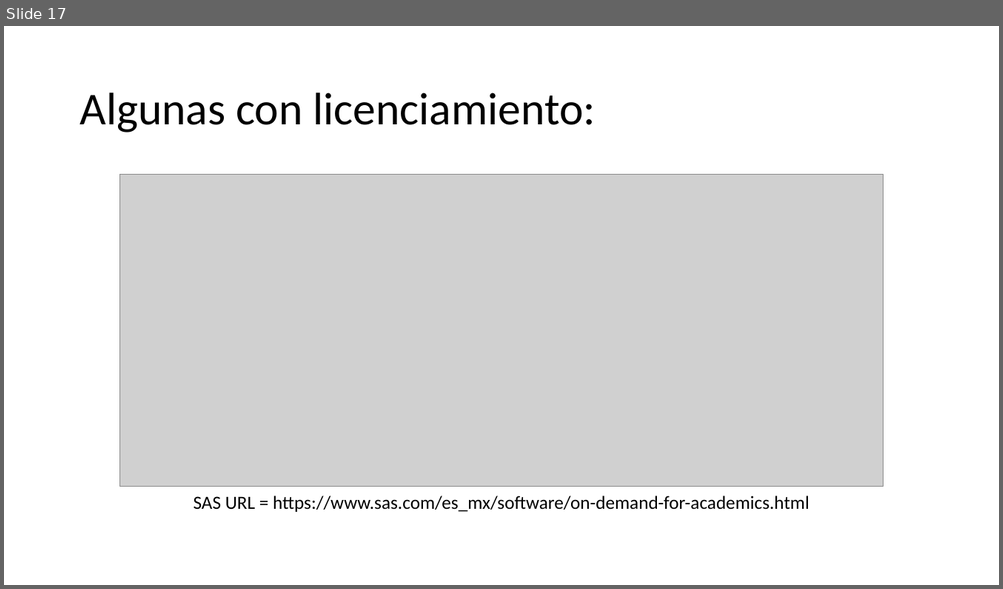
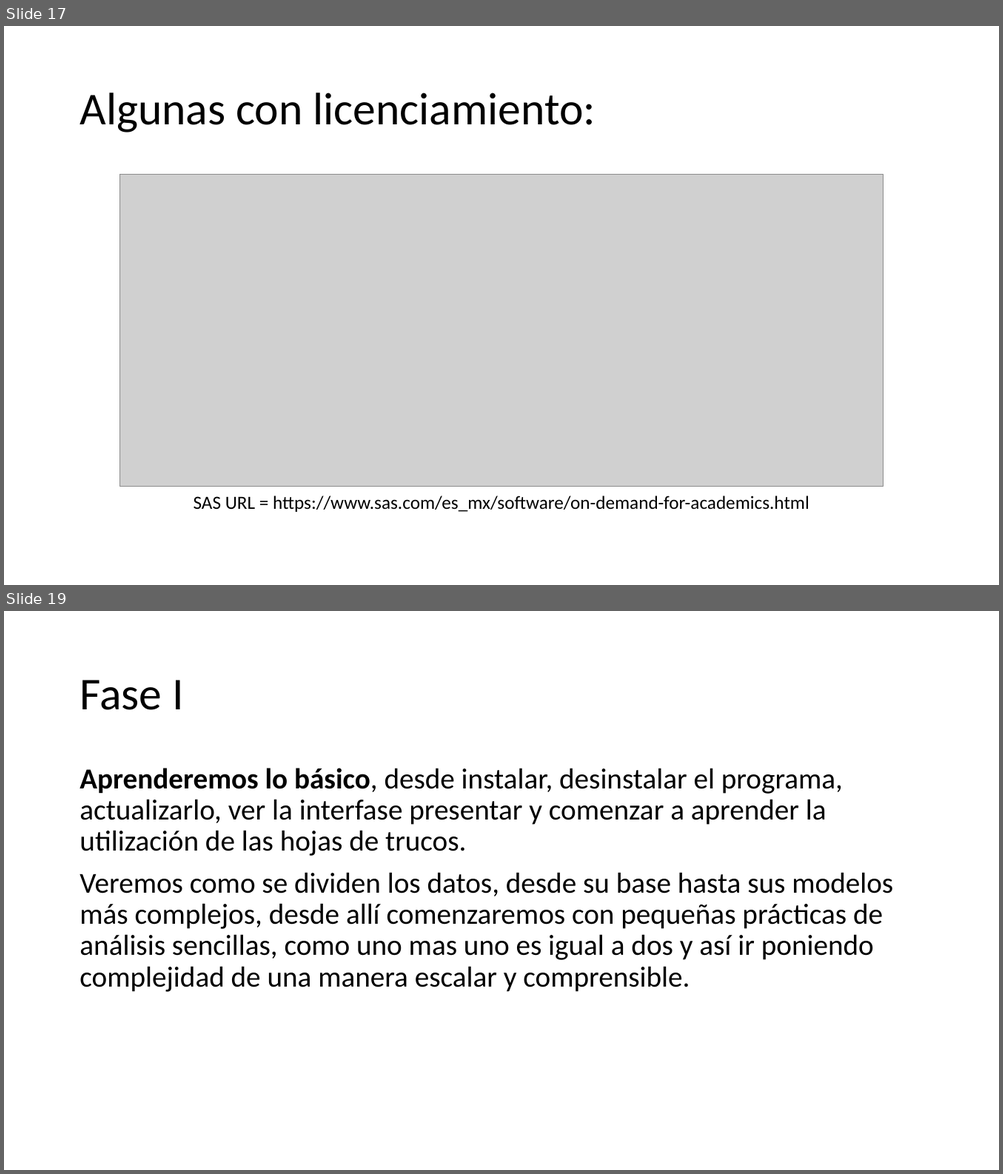
Before and after one commit to wparedesgt/RBasico, a slide deck: presentaciones/S01-New/00_Inicio.pptx. Shown one above the other, each under a label of ours: slide 17 before the commit, slides 17 and 19 after it; the slides between them are not shown. The pictures are 1003x589 and 1003x1174 pixels, drawn with LibreOffice and Linux fonts; fonts in the diff are those of the drawing; grey boxes stand for pictures; background and template pictures are left out. Boxes give left, top, right and bottom in pixels: in the first picture for what was removed or moved away, otherwise in the second. Text is boxed around its words. In the diff, an @@ line names an element or a change of style, - is before the commit and + after.

```diff
--- a/presentaciones/S01-New/00_Inicio.pptx
+++ b/presentaciones/S01-New/00_Inicio.pptx
@@ slide 19 added at box(4, 611, 999, 1170), background picture (left out) @@
@@ title added at box(79, 680, 183, 710), 44 pt, text #000000 @@
+Fase I
@@ text added at box(79, 768, 893, 992), 28 pt, text #000000 @@
+Aprenderemos lo básico, desde instalar, desinstalar el programa, actualizarlo, ver la interfase presentar y comenzar a aprender la utilización de las hojas de trucos.
+Veremos como se dividen los datos, desde su base hasta sus modelos más complejos, desde allí comenzaremos con pequeñas prácticas de análisis sencillas, como uno mas uno es igual a dos y así ir poniendo complejidad de una manera escalar y comprensible.
```
Also in this commit, not shown: 1 slide changed, 5 other slides added, 2 other files.
